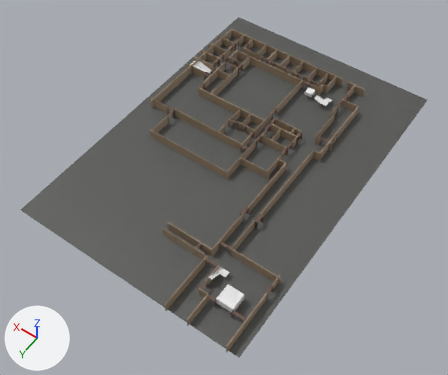
A saved change to the Blender file assets/aligned_models/ground.blend.
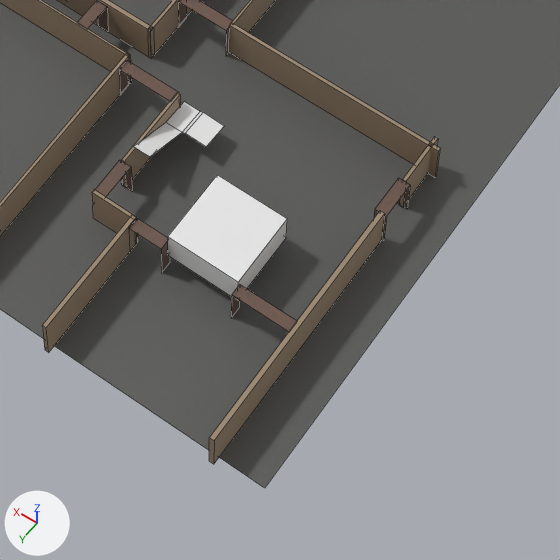
The first picture shows the older version from a 50 mm camera at (-46.6, 78.9, 88.4) aimed at (-4.8, 20.4, -3.5). The close-ups show the older and then the newer version on the part from 39% to 69% of the width and 65% to 100% of the height of that picture. Only the edits that show in the close-ups are written down. The lights are fixed; the arrows at lower left show +X, +Y and +Z. The close-ups show mesh edges as thin lines.
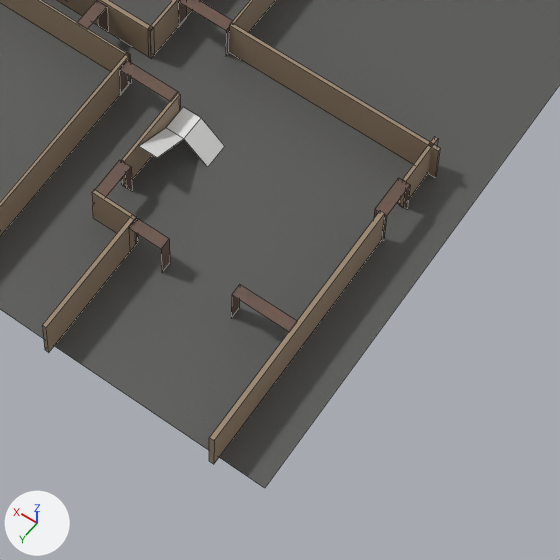
Changed parts and their boxes [x1, y1, x2, y2] in the close-ups (560 x 560 px):
'GoodsLift', hidden: before [168, 175, 287, 297]
'Plane.002', reshaped, moved, turned, rescaled (not visible before): after [139, 107, 225, 167]
'Plane.004', deleted: before [134, 102, 224, 157]

Diff of the bpy script that builds the scene:
```diff
--- a/assets/aligned_models/ground.blend.py
+++ b/assets/aligned_models/ground.blend.py
@@ me_plane_006 @@
+me_plane_006.from_pydata([(0.07, -0.39, 0.0), (1.2, -0.39, 1.0), (0.07, 0.73, 0.0), (1.2, 0.73, 1.0), (2.04, -0.39, 1.0), (2.04, 0.73, 1.0), (1.2, 2.43, 2.0), (2.04, 2.43, 2.0)], [], [(0, 1, 3, 2), (3, 1, 4, 5), (3, 5, 7, 6)])
@@ ob_goodslift @@
 ob_goodslift.location = (-20.67, 40.87, 1.48)
-ob_goodslift.scale = (1.57, 1.57, 0.724)
+ob_goodslift.scale = (1.52, 1.57, 0.724)
+ob_goodslift.hide_set(True)
@@ ob_plane_002 @@
-ob_plane_002 = bpy.data.objects.new('Plane.002', me_plane_005)
-ob_plane_002.location = (-8.6, -2.98, 1.27)
-ob_plane_002.rotation_euler = (0.122, 0.0, 0.0)  # degrees (7, 0, 0)
-ob_plane_002.scale = (5.04, 5.01, 2.39)
+ob_plane_002 = bpy.data.objects.new('Plane.002', me_plane_006)
+ob_plane_002.location = (-17.99, 37.51, 0.0)
@@ ob_plane_004 @@
-ob_plane_004 = bpy.data.objects.new('Plane.004', me_plane_008)
-ob_plane_004.location = (-18.1, 37.68, 1.11)
-ob_plane_004.rotation_euler = (0.0, -0.167, 1.571)  # degrees (0, -9.6, 90)
-ob_plane_004.scale = (4.99, 5.04, 2.44)
```
